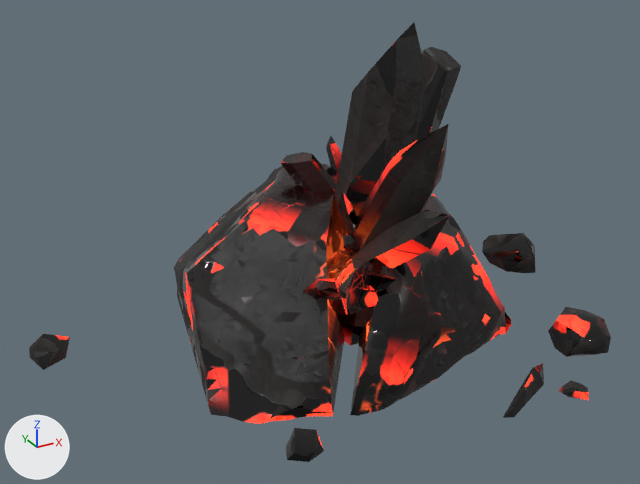
One commit to the Blender file render-output/b4-props/b4p_dragon_ore_cluster/b4p_dragon_ore_cluster.blend: the scene before it, then after it.
Before and after are seen from a 50 mm lens placed at (-1.32, -2.32, 1.51), pointed at (-0.07, -0.04, 0.37). Lighting does not change. The marker at lower left points along +X, +Y and +Z. The older version comes first.

Names of what the first picture shows: 'b4p_dragon_ore_cluster'.
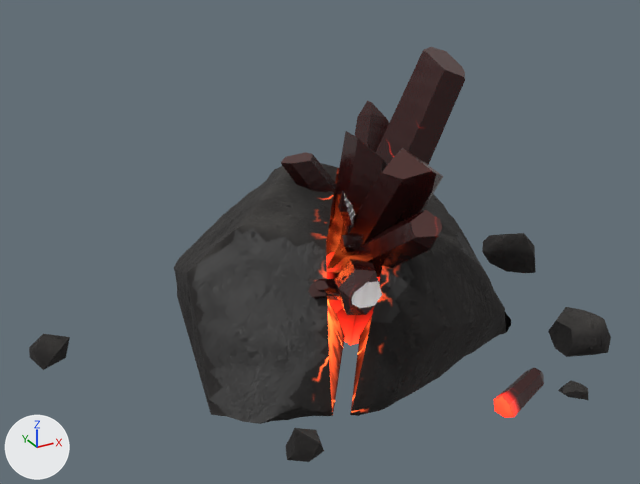
Location of each change, (x1, y1, x2, y2) in pixels of the pictures (640 x 484 px; the box of a moved part takes in the faces that stretch with it):
'b4p_dragon_ore_cluster', reshaped
    before: (29, 23, 611, 462)
    after: (29, 47, 611, 462)
part 1 of me_b4p_dragon_ore_cluster, moved or reshaped
    before: (281, 23, 544, 418)
    after: (281, 47, 544, 418)
part 2 of me_b4p_dragon_ore_cluster, surface changed
    both: (34, 50, 611, 462)

What the commit changed:
me_b4p_dragon_ore_cluster is used by ob_b4p_dragon_ore_cluster; location (0.0, 0.0, 0.0).
me_b4p_dragon_ore_cluster had 2874 vertices, 4819 faces and spanned x -0.95..0.95, y -0.76..0.76, z 0.0..1.07.
me_b4p_dragon_ore_cluster now has 2883 vertices, 4821 faces and spans x -0.95..0.95, y -0.76..0.76, z 0.0..0.91.
Part 1, on me_b4p_dragon_ore_cluster:
125 vertices are removed from x -0.29..0.52, y -0.74..0.41, z 0.02..1.07.
183 faces are deleted.
29 vertices move from x -0.28..0.33, y -0.71..0.37, z 0.03..0.95 to x -0.29..0.32, y -0.68..0.38, z 0.04..0.72.
134 vertices are added at x -0.26..0.52, y -0.73..0.43, z 0.02..0.84.
185 new faces join them.
me_b4p_dragon_ore_cluster part 2: 4630 kept faces spanning x -0.95..0.95, y -0.76..0.76, z 0.0..0.91 get new texture (UV) coordinates.
